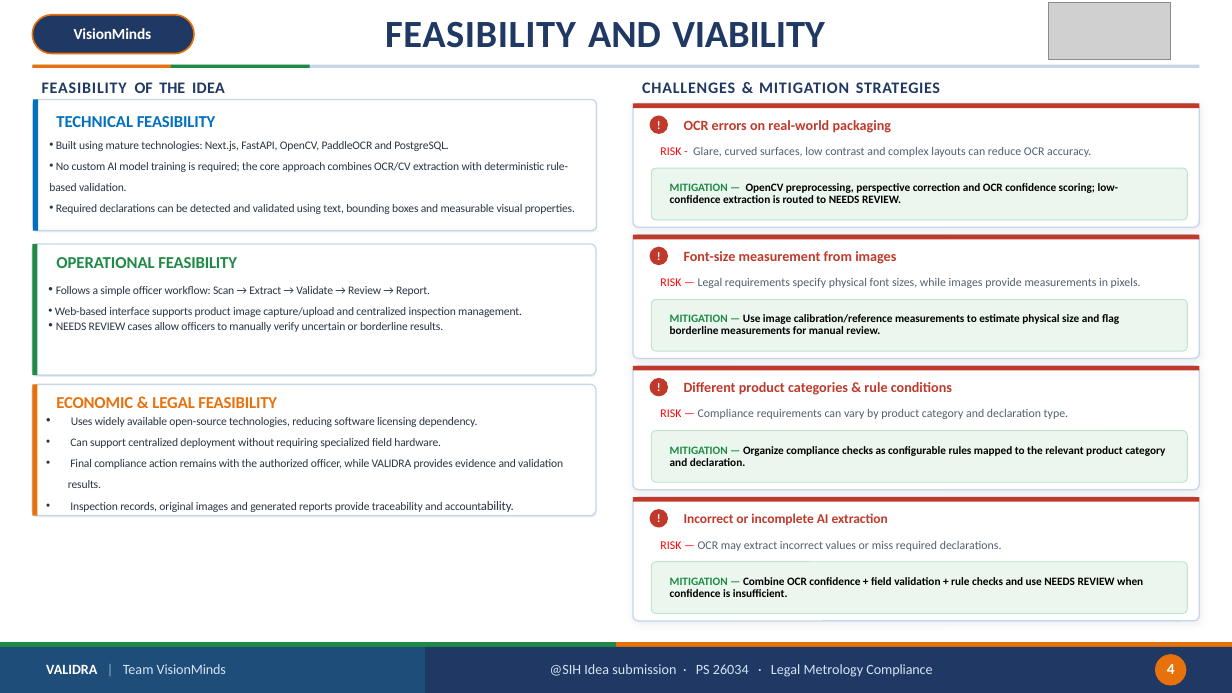
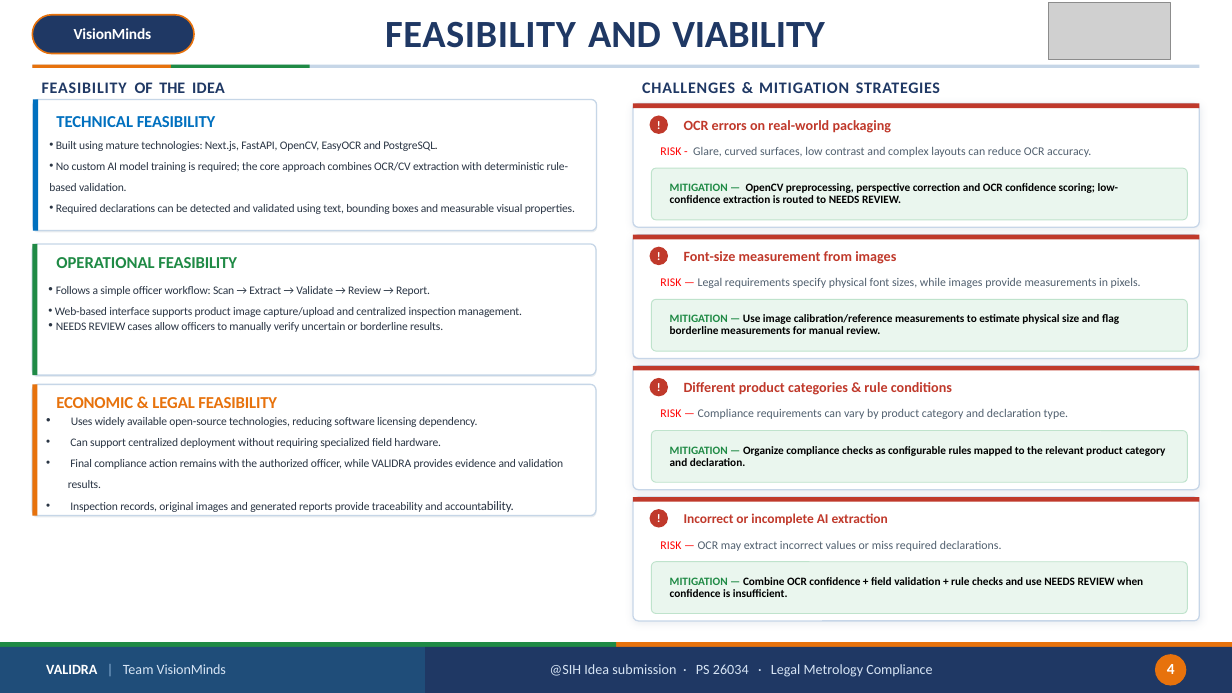
Before and after one commit to dhruvpatel16120/Validra, a slide deck: slide 4 of Assets/SIH-2026-VALIDRA.pptx. Drawn at 1232x693 pixels with LibreOffice and Linux fonts; fonts in the diff are those of the drawing; grey boxes stand for pictures; background and template pictures are left out. Boxes give left, top, right and bottom in pixels: in the first picture for what was removed or moved away, otherwise in the second. Text is boxed around its words. In the diff, an @@ line names an element or a change of style, - is before the commit and + after.

```diff
--- a/Assets/SIH-2026-VALIDRA.pptx
+++ b/Assets/SIH-2026-VALIDRA.pptx
@@ text at [56,141,438,151]: text changed @@
-• Built using mature technologies: Next.js, FastAPI, OpenCV, PaddleOCR and PostgreSQL.
+• Built using mature technologies: Next.js, FastAPI, OpenCV, EasyOCR and PostgreSQL.
```
Also in this commit, not shown: 1 other slide changed, 42 other files.
